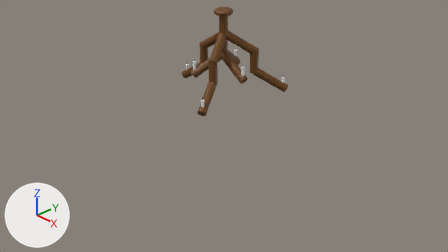
The Blender file Ihatethislightitsashandileer.blend as it was, and as the next commit left it.
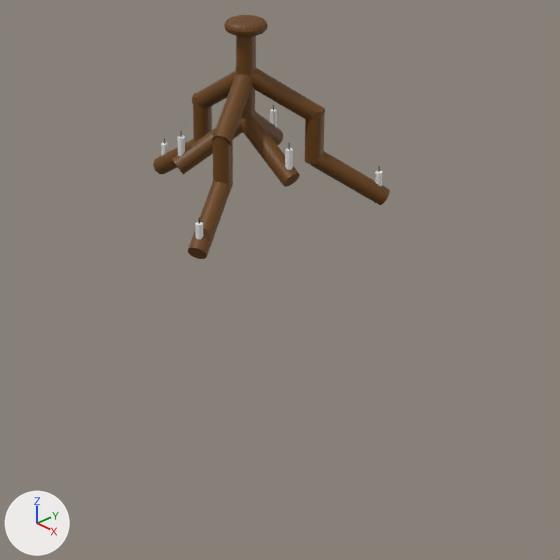
Each version is shown from the file's camera 'Camera', then close up on the part from 25% to 81% of the width and 0% to 100% of the height. The lights are fixed; the arrows at lower left show +X, +Y and +Z. The first two pictures are the older version.
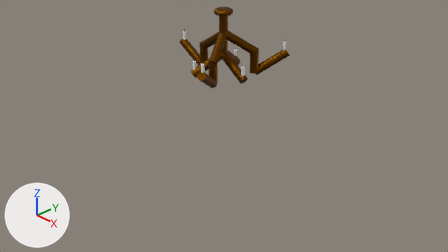
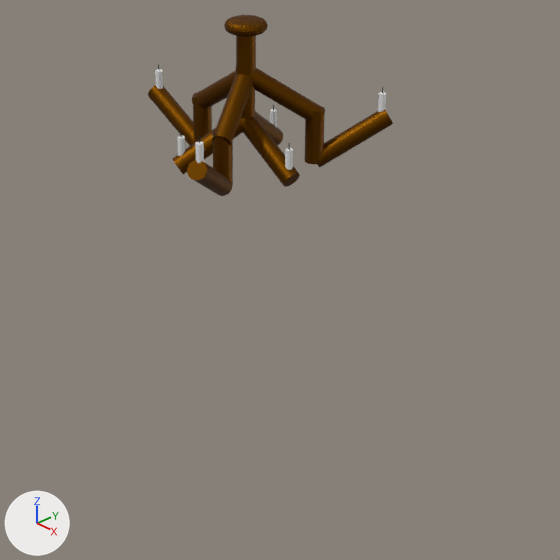
What differs and where, as boxes [x1, y1, x2, y2] in the close-ups (560 x 560 px):
'Cylinder.012', surface changed, moved, turned
    before: [310, 151, 390, 205]
    after: [317, 109, 393, 167]
'Cylinder.004', surface changed (darker)
    both: [249, 68, 325, 122]
'Cylinder.015', recoloured, moved, turned, rescaled (not visible afterwards)
    before: [188, 181, 232, 259]
'Cylinder.017', surface changed (darker)
    both: [242, 116, 300, 187]
'Cylinder.003', surface changed (darker)
    both: [212, 74, 253, 146]
'Cylinder.005', recoloured, moved, turned, rescaled
    before: [195, 222, 203, 239]
    after: [148, 85, 195, 146]
'Cylinder.020', moved, turned, rescaled (not visible before)
    after: [187, 160, 232, 196]
'Cylinder.016', surface changed
    both: [173, 119, 243, 174]
'Cylinder.013', surface changed (darker)
    both: [212, 129, 233, 187]
'Cylinder.009', surface changed (darker)
    both: [305, 106, 325, 164]
'Cylinder.001', surface changed (darker)
    both: [224, 15, 268, 37]
'Cylinder.002', surface changed (darker)
    both: [192, 71, 236, 108]
'Cylinder', surface changed
    both: [236, 36, 256, 72]
'Cylinder.008', surface changed (darker)
    both: [193, 93, 212, 142]
'Cylinder.007', recoloured, moved, turned, rescaled (not visible afterwards)
    before: [153, 139, 194, 174]
'Cylinder.014', surface changed
    both: [236, 67, 255, 119]
'Cylinder.018', surface changed
    both: [255, 111, 283, 145]
'Cylinder.019', moved, turned
    before: [161, 143, 168, 155]
    after: [195, 142, 204, 163]
'Cylinder.011', moved
    before: [375, 171, 383, 186]
    after: [378, 92, 386, 112]
'Cylinder.006', moved, turned, rescaled (not visible before)
    after: [155, 69, 163, 89]

The change, as a list of edits to the scene's bpy script:
```text
Change mat_material_002:
    mat_material_002.metallic: 0.0 -> 1.0
Change mat_material_001:
    mat_material_001.metallic: 0.0 -> 1.0
Change mat_material_005:
    mat_material_005.metallic: 0.0 -> 1.0
Change mat_material_004:
    mat_material_004.metallic: 0.0 -> 1.0
Change mat_material_003:
    mat_material_003.metallic: 0.0 -> 1.0
Change mat_material_009:
    mat_material_009.metallic: 0.0 -> 1.0
Change mat_material_007:
    mat_material_007.metallic: 0.0 -> 1.0
Change mat_material_013:
    mat_material_013.metallic: 0.0 -> 1.0
Change mat_material_008:
    mat_material_008.metallic: 0.0 -> 1.0
Change mat_material_006:
    mat_material_006.metallic: 0.0 -> 1.0
Change mat_material_011:
    mat_material_011.metallic: 0.0 -> 1.0
Change mat_material_012:
    mat_material_012.metallic: 0.0 -> 1.0
Change mat_material_010:
    mat_material_010.metallic: 0.0 -> 1.0
Change me_cylinder_007:
    where me_cylinder_007.from_pydata(...)  # 64 vertices, 34 faces; spans x -1.0..1.0, y -1.0..1.0, z -1.0..1.0
    remove me_cylinder_007.materials.append(mat_material_015)  # brown #6a4005
    add me_cylinder_007.materials.append(mat_material_019)  # black #000000
Change me_cylinder_015:
    where me_cylinder_015.from_pydata(...)  # 64 vertices, 34 faces; spans x -1.0..1.0, y -1.0..1.0, z -1.0..1.0
    remove me_cylinder_015.materials.append(mat_material_014)  # brown #6a4005
    add me_cylinder_015.materials.append(mat_material_017)  # black #000000
Change me_cylinder_025:
    where me_cylinder_025.from_pydata(...)  # 64 vertices, 34 faces; spans x -1.0..1.0, y -1.0..1.0, z -1.0..1.0
    add me_cylinder_025.materials.append(mat_material_022)  # brown #6a4005
Change ob_cylinder_007:
    ob_cylinder_007.location: (-0.764, 0.0, 0.813) -> (-0.999, -0.028, 1.42)
    ob_cylinder_007.rotation_euler: (0.0, 1.001, 0.0) -> (0.0, 0.0, 2.285)  # degrees (0, 57, 0) -> degrees (0, 0, 131)
    ob_cylinder_007.scale: (0.0738, 0.0738, 0.332) -> (-0.00362, -0.00362, 0.113)
Change ob_cylinder_012:
    ob_cylinder_012.location: (0.515, 0.645, 0.813) -> (0.515, 0.645, 1.146)
    ob_cylinder_012.rotation_euler: (0.0, 1.001, -2.242) -> (2.161, 0.341, -0.464)  # degrees (0, 57, -128) -> degrees (124, 20, -27)
Change ob_cylinder_015:
    ob_cylinder_015.location: (0.328, -0.668, 0.813) -> (0.462, -0.884, 1.42)
    ob_cylinder_015.rotation_euler: (0.0, 1.001, 2.045) -> (0.0, 0.0, 4.334)  # degrees (0, 57, 117) -> degrees (0, 0, 248)
    ob_cylinder_015.scale: (0.0738, 0.0738, 0.332) -> (-0.00362, -0.00362, 0.113)
Change ob_cylinder_005:
    ob_cylinder_005.location: (0.429, -0.87, 0.736) -> (-0.772, -0.019, 1.128)
    ob_cylinder_005.rotation_euler: (0.0, 0.0, 0.0) -> (2.161, 0.341, 1.821)  # degrees (0, 0, 0) -> degrees (124, 20, 104)
    ob_cylinder_005.scale: (-0.0285, -0.0285, 0.113) -> (0.0738, 0.0738, 0.332)
Change ob_cylinder_006:
    ob_cylinder_006.location: (0.429, -0.87, 0.785) -> (-0.999, -0.028, 1.37)
    ob_cylinder_006.rotation_euler: (0.0, 0.0, 0.0) -> (0.0, 0.0, 2.285)  # degrees (0, 0, 0) -> degrees (0, 0, 131)
    ob_cylinder_006.scale: (-0.00362, -0.00362, 0.113) -> (-0.0285, -0.0285, 0.113)
Change ob_cylinder_011:
    ob_cylinder_011.location: (0.657, 0.823, 0.736) -> (0.657, 0.823, 1.389)
Change ob_cylinder_019:
    ob_cylinder_019.location: (-0.985, -0.001, 0.736) -> (0.462, -0.884, 1.37)
    ob_cylinder_019.rotation_euler: (0.0, 0.0, 0.0) -> (0.0, 0.0, 4.334)  # degrees (0, 0, 0) -> degrees (0, 0, 248)
Change ob_cylinder_020:
    ob_cylinder_020.location: (-0.985, -0.001, 0.785) -> (0.35, -0.686, 1.128)
    ob_cylinder_020.rotation_euler: (0.0, 0.0, 0.0) -> (2.161, 0.341, 3.87)  # degrees (0, 0, 0) -> degrees (124, 20, 222)
    ob_cylinder_020.scale: (-0.00362, -0.00362, 0.113) -> (0.0738, 0.0738, 0.332)
```
